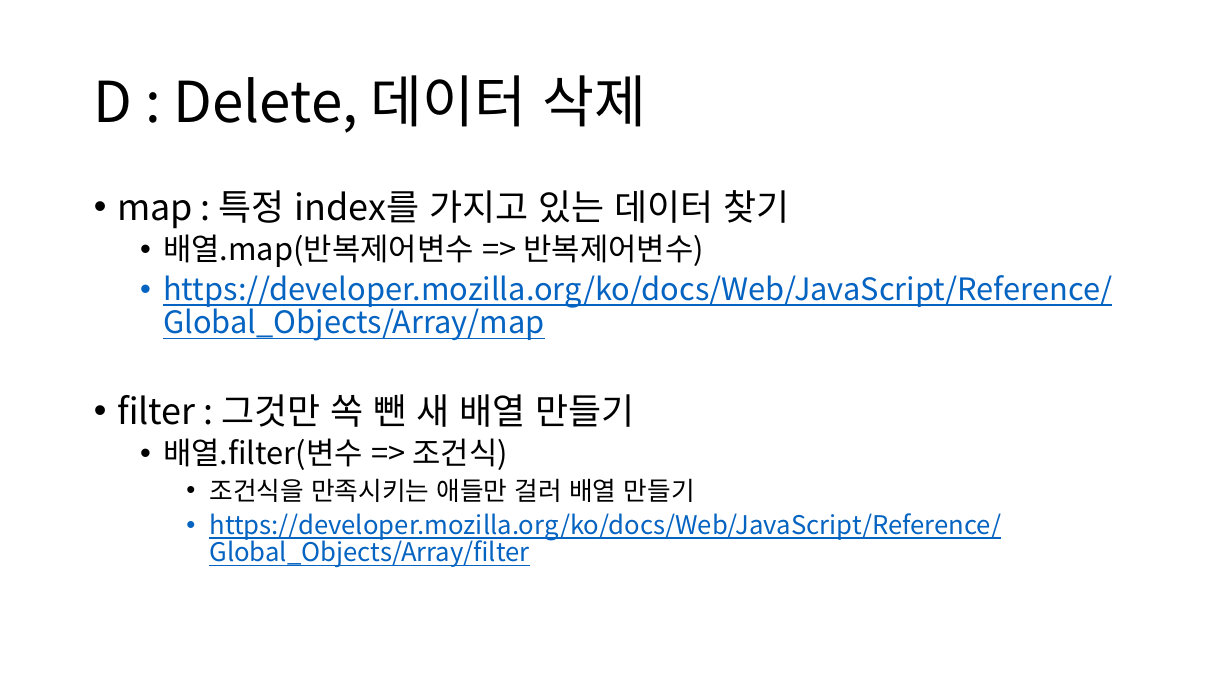
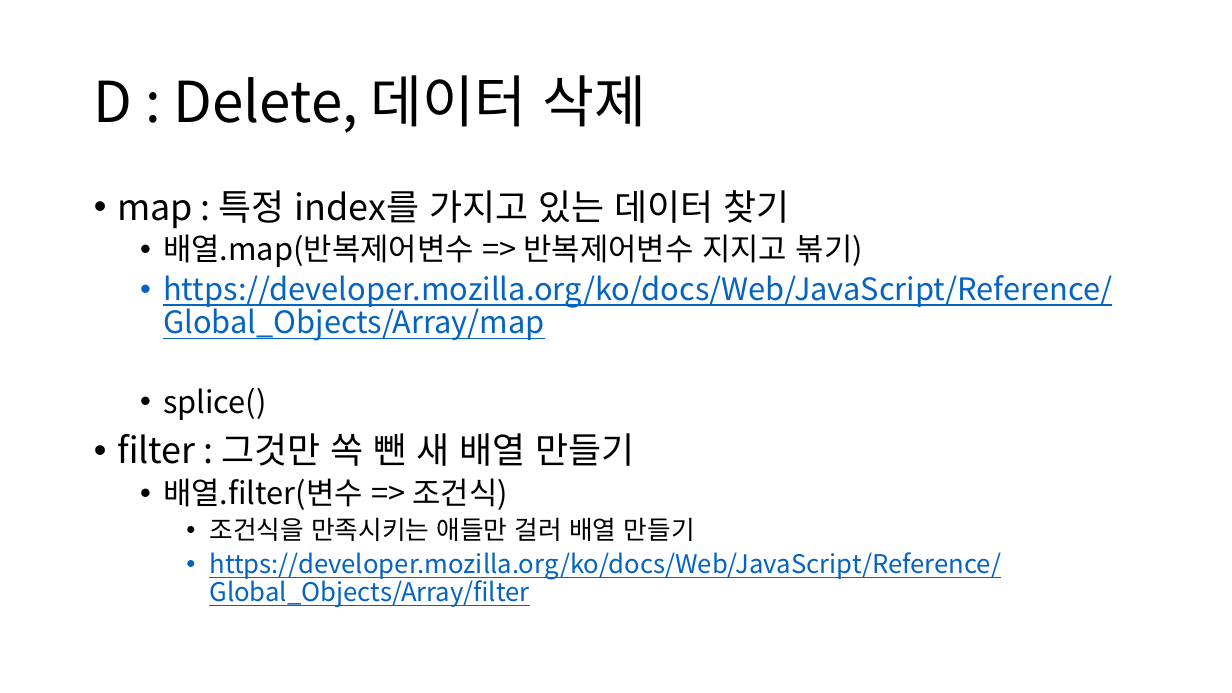
Before and after one commit to ctrl-z-won/Dev-Log, a slide deck: slide 6 of react/ctrlz4-0403.pptx. Drawn at 1232x693 pixels with LibreOffice and Linux fonts; fonts in the diff are those of the drawing. Boxes give left, top, right and bottom in pixels: in the first picture for what was removed or moved away, otherwise in the second. Text is boxed around its words. In the diff, an @@ line names an element or a change of style, - is before the commit and + after.

Commit message:
lecture code

```diff
--- a/react/ctrlz4-0403.pptx
+++ b/react/ctrlz4-0403.pptx
@@ text at <box>163,234,863,267</box>: text changed @@
-  • 배열.map(반복제어변수 => 반복제어변수)
+  • 배열.map(반복제어변수 => 반복제어변수 지지고 볶기)
@@ text at <box>163,388,267,420</box>: paragraph added @@
+  • splice()
```
Also in this commit, not shown: 2 other slides changed, 7 other files.
